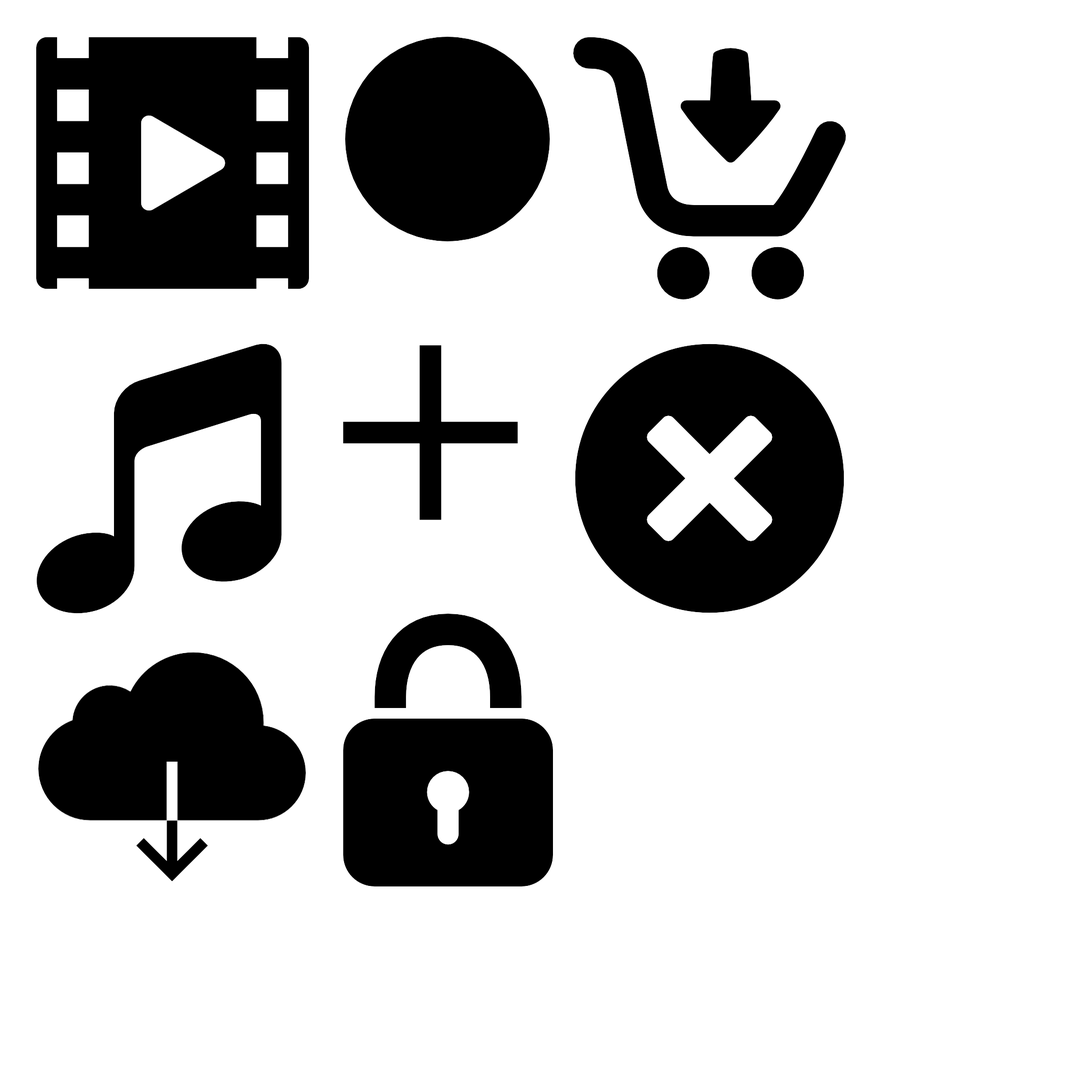
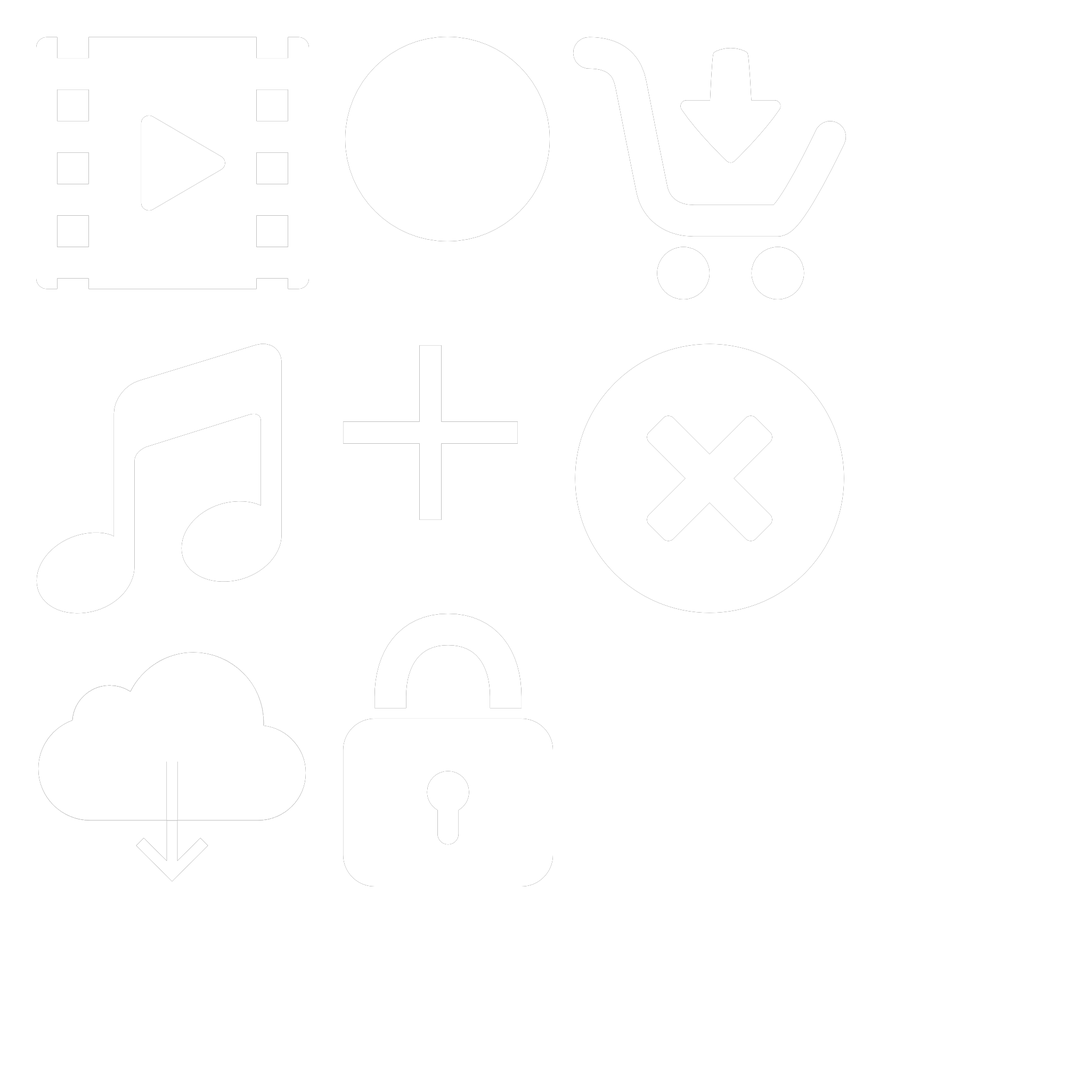
Before/after of a 1091 × 1091 layered artwork. What changed in the layer stack:
painted on "cart" over box(573, 36, 847, 300)
painted on "circle" over box(345, 36, 551, 242)
painted on "Layer 4" over box(343, 613, 554, 887)
painted on "cloud" over box(38, 652, 306, 883)
painted on "x" over box(575, 343, 845, 614)
painted on "plus" over box(343, 345, 519, 521)
painted on "music" over box(36, 343, 282, 614)
painted on "video" over box(36, 36, 310, 290)
